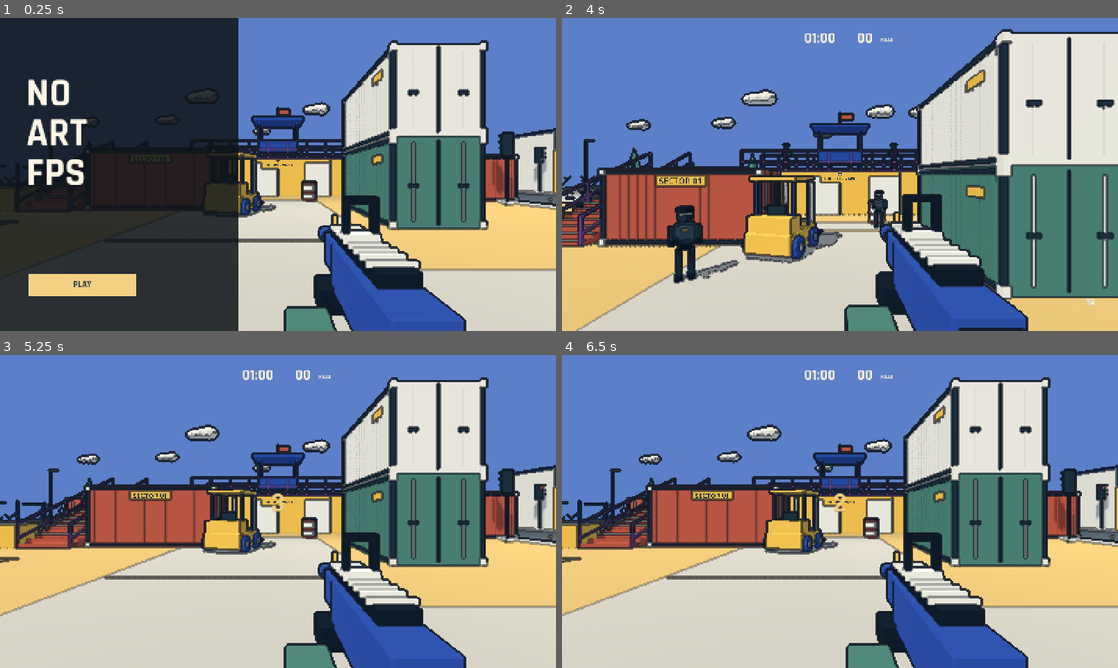
Above: before the commit, frames 1-4 (two rows, left to right).
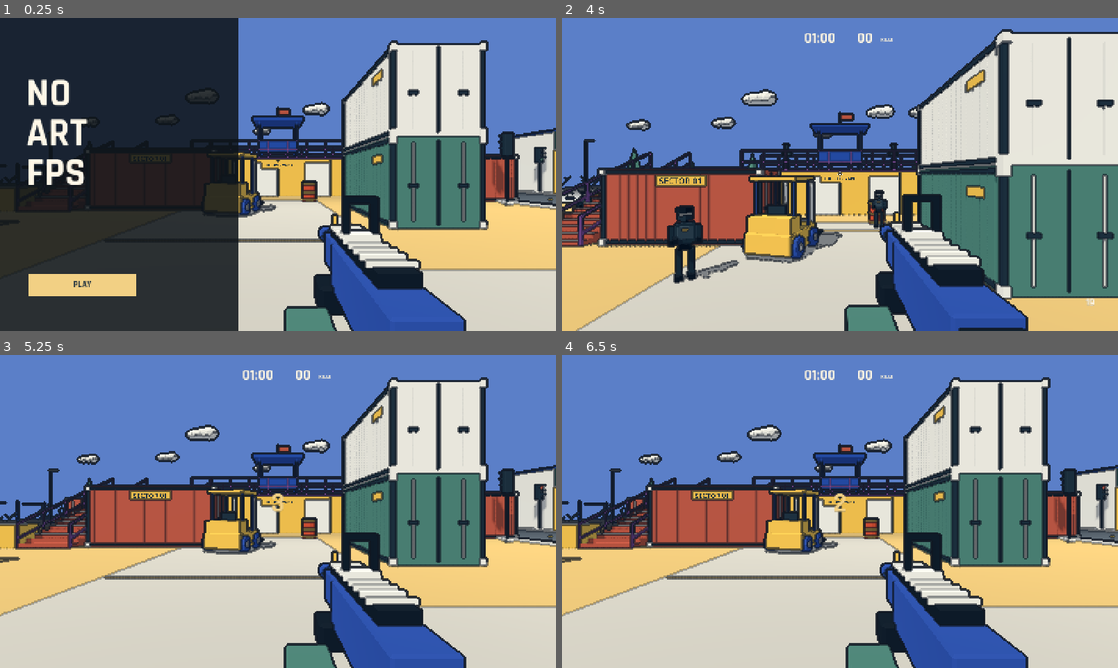
Above: after the commit, the same moments.

Repository: YicongCao/No-Art-FPS
Game: Godot game, scene res://scenes/main.tscn
The game is run twice, just before and just after one commit, with the same random seed, the same clock (stepped at 60 frames per second) and the same inputs. Sound files missing from this copy of the repository are replaced by a short silence.
Inputs (mouse positions are in pixels of both pictures, inside the frame that each line leads up to):
- Up to frame 1 (0.25 s): no input
- Up to frame 2 (4 s): click "PLAY" at 0.5 s; tap Enter (restart) every 0.75 s from 1.25 to 3.5 s; move the mouse to (867, 174) at 1.27 s; press the mouse at (867, 174) at 1.28 s; hold W (forward) from 1.28 s (still down); tap Space (jump) at 1.52, 2.27, 3.77 s; move the mouse to (812, 174) at 2.02 s; release the mouse at (812, 174) at 2.03 s; click (812, 174) at 2.1 s; move the mouse to (851, 168) at 2.77 s; press the mouse at (851, 168) at 2.78 s; tap M at 2.85 s; move the mouse to (834, 180) at 3.52 s; release the mouse at (834, 180) at 3.53 s; click (834, 180) at 3.6 s
- Up to frame 3 (5.25 s): move the mouse to (316, 514) at 4.27 s; press the mouse at (316, 514) at 4.28 s; tap Space (jump) at 4.52 s; tap Escape (pause) at 4.9 s; release W (forward) at 5 s; release the mouse at (316, 514) at 5 s; click "RESTART" at 5 s
- Up to frame 4 (6.5 s): tap Enter (restart) at 5.75 s; move the mouse to (795, 508) at 5.77 s; hold W (forward) from 5.78 s (still down); tap M at 5.85 s; tap Space (jump) at 6.02 s; click (795, 508) at 6.05 s; tap R (reload) at 6.4 s

The runs differ from the first frame. In frame 1, 0.1% of the frame differs, in the area x 54-58%, y 52-59%; in frame 2, less than 0.1%; in frame 3, 0.1%, in the area x 10-58%, y 52-59%; in frame 4, 0.1%.

Commit message:
feat: add shootable barrels with warned chain explosions and cover-aware damage

Diff:
--- a/scripts/arena.gd
+++ b/scripts/arena.gd
@@ -1,5 +1,8 @@
 extends Node3D
 
+const Barrel = preload("res://scripts/explosive_barrel.gd")
+var game: Node
+var barrels: Array[Node3D] = []
 var nav: NavigationRegion3D
 var materials: Dictionary = {}
 var boxes: Dictionary = {}
@@ -41,6 +44,13 @@
 	body.add_child(shape)
 	body.position = pos
 	add_child(body)
+
+func explosive_barrel(pos: Vector3) -> void:
+	var barrel = Barrel.new()
+	barrel.game = game
+	barrel.position = pos
+	add_child(barrel)
+	barrels.append(barrel)
 
 func model(kind: String, pos: Vector3, yaw: float = 0.0, size: Vector3 = Vector3.ONE) -> Node3D:
 	var node = load("res://assets/models/" + kind + ".glb").instantiate()
@@ -141,8 +151,7 @@
 	model("forklift",Vector3(-2,0,-1),-.25)
 	collider(Vector3(-2,.7,-1),Vector3(1.7,1.4,2.5))
 	for p in [Vector3(-8,0,5),Vector3(-8.9,0,5.5),Vector3(10,0,5),Vector3(2,0,-6)]:
-		model("barrel",p)
-		collider(p+Vector3(0,.55,0),Vector3(.7,1.1,.7))
+		explosive_barrel(p)
 	for p in [Vector3(-13,0,-2),Vector3(12,0,3),Vector3(-4,0,10)]:
 		solid(p+Vector3(0,.55,0),Vector3(1.5,1.1,1.2),"yellow")
 		solid(p+Vector3(0,1.13,0),Vector3(1.56,.08,1.26),"cream",false)
@@ -268,8 +277,7 @@
 		model("tree",p+Vector3(0,.5,0),0,Vector3.ONE*1.2)
 		collider(p+Vector3(0,1.2,0),Vector3(.4,1.8,.4))
 	for p in [Vector3(-18,0,-13),Vector3(-18.9,0,-13.5),Vector3(-19.5,0,-12.5),Vector3(11,0,-17),Vector3(10,0,-17),Vector3(25,0,11),Vector3(26,0,11),Vector3(34,0,11),Vector3(-11,0,10.8),Vector3(29,0,-20)]:
-		model("barrel",p)
-		collider(p+Vector3(0,.6,0),Vector3(.78,1.2,.78))
+		explosive_barrel(p)
 	for p in [Vector3(-18,0,2),Vector3(29,0,11),Vector3(9,0,-17)]:
 		model("forklift",p,.35)
 		collider(p+Vector3(0,.8,0),Vector3(2,1.6,2.6))
@@ -279,6 +287,7 @@
 	container("purple",Vector3(4,0,-20))
 
 func warehouse() -> void:
+	for p in [Vector3(28.5,0,-7),Vector3(29.5,0,-7.7)]:explosive_barrel(p)
 	# An actual hollow 12 x 25 m building. West has two five-metre doors, south a six-metre loading bay.
 	solid(Vector3(30,.019,-3.5),Vector3(12,.025,25),"pavement",false)
 	solid(Vector3(36,2.7,-3.5),Vector3(.3,5.4,25),"green")
--- a/scripts/enemy.gd
+++ b/scripts/enemy.gd
@@ -121,8 +121,11 @@
 	return get_world_3d().direct_space_state.intersect_ray(query).is_empty()
 
 func take_hit(is_head: bool) -> void:
+	take_damage(3 if is_head else 1,is_head)
+
+func take_damage(amount: int, is_head: bool = false) -> void:
 	if dead or not game.rules.active:return
-	health -= 3 if is_head else 1
+	health -= amount
 	hurt = .2
 	if health <= 0:
 		dead = true
--- /dev/null
+++ b/scripts/explosive_barrel.gd
@@ -0,0 +1,60 @@
+extends StaticBody3D
+
+const RADIUS = 5.0
+var game: Node
+var visual: Node3D
+var paint: StandardMaterial3D
+var fuse = -1.0
+var spent = false
+
+func _ready() -> void:
+	collision_layer = 1
+	collision_mask = 0
+	var shape = CollisionShape3D.new()
+	var cylinder = CylinderShape3D.new()
+	cylinder.radius = .44
+	cylinder.height = 1.24
+	shape.shape = cylinder
+	shape.position.y = .62
+	add_child(shape)
+	visual = preload("res://assets/models/barrel.glb").instantiate()
+	add_child(visual)
+	paint = StandardMaterial3D.new()
+	paint.albedo_color = Color("c34c35")
+	paint.roughness = .9
+	var band = StandardMaterial3D.new()
+	band.albedo_color = Color("e9ba50")
+	for mesh in visual.find_children("*","MeshInstance3D",true,false):
+		if str(mesh.name).begins_with("barrel") and not "red" in str(mesh.name):mesh.material_override = paint
+		elif "red" in mesh.name:mesh.material_override = band
+
+func reset() -> void:
+	spent = false
+	fuse = -1
+	collision_layer = 1
+	visual.show()
+	visual.scale = Vector3.ONE
+	paint.albedo_color = Color("c34c35")
+
+func ignite(delay: float = .65) -> void:
+	if spent or game.state!="RUNNING" or not game.rules.active:return
+	if fuse<0:
+		fuse = delay
+		game.play_world_sound("fuse",global_position+Vector3.UP*.6,-12)
+	else:fuse = minf(fuse,delay)
+
+func _physics_process(delta: float) -> void:
+	if game.state!="RUNNING" or not game.rules.active or spent or fuse<0:return
+	fuse -= delta
+	paint.albedo_color = Color("fff1b7") if int(fuse*18)%2==0 else Color("e84723")
+	visual.scale = Vector3.ONE*(1.0+.05*sin(fuse*40))
+	if fuse<=0:explode()
+
+func explode() -> void:
+	if spent or game.state!="RUNNING" or not game.rules.active:return
+	spent = true
+	fuse = -1
+	collision_layer = 0
+	visual.hide()
+	var center = global_position+Vector3.UP*.65
+	game.barrel_blast(center,RADIUS,self)
--- a/scripts/game.gd
+++ b/scripts/game.gd
@@ -64,6 +64,7 @@
 	sun.directional_shadow_max_distance = 65
 	add_child(sun)
 	arena = Arena.new()
+	arena.game = self
 	add_child(arena)
 	arena.bake_navigation()
 	player = Player.new()
@@ -82,7 +83,7 @@
 	hud = Hud.new()
 	hud.game = self
 	layer.add_child(hud)
-	for key in ["shot","hit","kill","headshot","reload","hurt","tick","end"]:
+	for key in ["shot","hit","kill","headshot","reload","hurt","tick","end","fuse","explosion","charge"]:
 		sounds[key] = load("res://assets/audio/"+key+".wav")
 	for i in range(12):
 		var voice = AudioStreamPlayer.new()
@@ -119,6 +120,7 @@
 		if "--feedback" in OS.get_cmdline_user_args():test_path = "res://tests/feedback_check.gd"
 		if "--expansion" in OS.get_cmdline_user_args():test_path = "res://tests/expanded_map_check.gd"
 		if "--population" in OS.get_cmdline_user_args():test_path = "res://tests/population_check.gd"
+		if "--combat" in OS.get_cmdline_user_args():test_path = "res://tests/combat_check.gd"
 		var qa = load(test_path).new()
 		qa.game = self
 		add_child(qa)
@@ -173,6 +175,7 @@
 	if not qa_mode:Input.mouse_mode = Input.MOUSE_MODE_CAPTURED
 
 func clear_round() -> void:
+	for barrel in arena.barrels:barrel.reset()
 	bullets.clear()
 	for node in enemies.get_children():
 		enemies.remove_child(node)
@@ -395,7 +398,10 @@
 	if not result.is_empty():
 		var collider = result.collider
 		var enemy = collider.get_meta("enemy",null) if collider is Area3D else (collider if collider.has_method("take_hit") else null)
-		if enemy!=null:
+		if collider.has_method("ignite"):
+			collider.ignite()
+			hud.hit = .12
+		elif enemy!=null:
 			rules.hits += 1
 			hud.hit = .12
 			play_sound("hit",-14)
@@ -444,11 +450,11 @@
 			bullets.remove_at(i)
 		else:b.node.global_position = to
 
-func damage_player() -> void:
+func damage_player(amount: float = 34.0) -> void:
 	if state!="RUNNING" or respawn_time>0:return
 	since_damage = 0
 	if invulnerable>0:return
-	health = maxf(0,health-34.0)
+	health = maxf(0,health-amount)
 	invulnerable = .65
 	since_damage = 0
 	hud.damage = .8
@@ -505,3 +511,55 @@
 func set_music_volume(value: float) -> void:
 	music_volume = clampf(value,0,1)
 	if music:music.volume_db = linear_to_db(maxf(.0001,music_volume))-8.0
+
+func play_world_sound(key: String, pos: Vector3, volume: float) -> void:
+	var voice = AudioStreamPlayer3D.new()
+	voice.stream = sounds[key]
+	voice.volume_db = volume
+	voice.unit_size = 6
+	voice.max_distance = 32
+	effects.add_child(voice)
+	voice.global_position = pos
+	voice.finished.connect(voice.queue_free)
+	voice.play()
+
+func blast_clear(from: Vector3, to: Vector3, excluded: Array[RID]) -> bool:
+	var ray = PhysicsRayQueryParameters3D.create(from,to,1,excluded)
+	return get_world_3d().direct_space_state.intersect_ray(ray).is_empty()
+
+func barrel_blast(center: Vector3, radius: float, source: StaticBody3D) -> void:
+	if state!="RUNNING" or not rules.active:return
+	play_world_sound("explosion",center,-5)
+	for enemy in live_enemies():
+		var target = enemy.global_position+Vector3.UP
+		var distance = center.distance_to(target)
+		if distance<=radius and blast_clear(center,target,[source.get_rid()]):
+			enemy.take_damage(3 if distance<=3.2 else (2 if distance<4.2 else 1))
+	var player_target = player.global_position+Vector3.UP
+	var player_distance = center.distance_to(player_target)
+	if player_distance<=radius and blast_clear(center,player_target,[source.get_rid()]):
+		damage_player(lerpf(60,15,player_distance/radius))
+	for barrel in arena.barrels:
+		if barrel==source or barrel.spent:continue
+		var target = barrel.global_position+Vector3.UP*.65
+		if center.distance_to(target)<=radius and blast_clear(center,target,[source.get_rid(),barrel.get_rid()]):barrel.ignite(.25)
+	# Low-poly fire and debris leave the centre readable; no full-screen flash.
+	spark(center,Color("fff1b7"),1.2,.25)
+	for i in range(8):
+		var direction = Vector3(cos(i*TAU/8),.25+float(i%3)*.2,sin(i*TAU/8))
+		spark(center+direction*.7,Color("ef7833"),.65,.45)
+		trace(center+direction,center+direction*2.2,Color("573e37"),.12,.4)
+	var ring = MeshInstance3D.new()
+	var torus = TorusMesh.new()
+	torus.inner_radius = .85
+	torus.outer_radius = 1.0
+	torus.rings = 24
+	torus.ring_segments = 6
+	ring.mesh = torus
+	ring.material_override = effect_material(Color("f6bc62"))
+	ring.cast_shadow = GeometryInstance3D.SHADOW_CASTING_SETTING_OFF
+	effects.add_child(ring)
+	ring.global_position = center-Vector3.UP*.5
+	var tween = ring.create_tween()
+	tween.tween_property(ring,"scale",Vector3(radius,.15,radius),.35)
+	tween.tween_callback(ring.queue_free)
--- /dev/null
+++ b/tests/combat_check.gd
@@ -0,0 +1,69 @@
+extends Node
+var game: Node
+
+func _ready() -> void:
+	Engine.max_fps = 60
+	game.start_run()
+	game.begin_running()
+	game.clear_round()
+	game.set_physics_process(false)
+	game.player.enabled = false
+	game.player.position = Vector3(-8,.05,8)
+	game.invulnerable = 0
+	var barrel = game.arena.barrels[0]
+	var adjacent = game.arena.barrels[1]
+	var near = stationary(Vector3(-6.5,0,5))
+	var far = stationary(Vector3(-1,0,5))
+	var covered = stationary(Vector3(-8,0,1))
+	var wall = StaticBody3D.new()
+	var shape = CollisionShape3D.new()
+	var box = BoxShape3D.new()
+	box.size = Vector3(3,3,.4)
+	shape.shape = box
+	wall.add_child(shape)
+	game.add_child(wall)
+	wall.position = Vector3(-8,1.5,2.5)
+	await get_tree().physics_frame
+	await get_tree().physics_frame
+	aim(barrel.global_position+Vector3.UP*.8)
+	game.shoot()
+	assert(barrel.fuse>0 and not barrel.spent,"Real bullet must ignite barrel")
+	game.state = "PAUSED"
+	var fuse = barrel.fuse
+	await get_tree().create_timer(.8).timeout
+	assert(barrel.fuse==fuse and not barrel.spent,"Pause freezes ignition")
+	game.state = "RUNNING"
+	await get_tree().create_timer(.72).timeout
+	assert(barrel.spent and near.dead and game.rules.kills==1)
+	assert(far.health==3 and covered.health==3,"Range and solid cover block blast")
+	assert(game.health<100 and game.health>0,"Blast hurts nearby player")
+	assert(adjacent.fuse>0 or adjacent.spent,"Nearby barrel chains")
+	await get_tree().create_timer(.35).timeout
+	assert(adjacent.spent)
+	barrel.explode()
+	assert(game.rules.kills==1,"Repeated explosions cannot duplicate score")
+	print("COMBAT_BARREL_PASS: bullet, warning, pause, chain, cover, range, player damage, score")
+	game.state = "RESULTS"
+	game.rules.active = false
+	game.arena.barrels[2].ignite()
+	assert(game.arena.barrels[2].fuse<0)
+	wall.queue_free()
+	game.start_run()
+	assert(game.rules.kills==0)
+	for item in game.arena.barrels:assert(not item.spent and item.fuse<0 and item.collision_layer==1 and item.visual.visible)
+	print("COMBAT_BARREL_RESET_PASS")
+	game.clear_round()
+	await get_tree().create_timer(.25).timeout
+	print("COMBAT_CHECK_PASS")
+	get_tree().quit()
+
+func stationary(pos: Vector3) -> Node3D:
+	var enemy = game.spawn_enemy(pos,false)
+	enemy.set_physics_process(false)
+	return enemy
+
+func aim(target: Vector3) -> void:
+	var dir = game.player.camera.global_position.direction_to(target)
+	game.player.rotation.y = atan2(-dir.x,-dir.z)
+	game.player.pitch = asin(dir.y)
+	game.player.camera.rotation.x = game.player.pitch
Not shown, added: assets/audio/charge.wav.import
Not shown, added: assets/audio/explosion.wav.import
Not shown, added: assets/audio/fuse.wav.import
Not shown, added: scripts/explosive_barrel.gd.uid
Not shown, added: assets/audio/charge.wav
Not shown, added: assets/audio/explosion.wav
Not shown, added: assets/audio/fuse.wav
